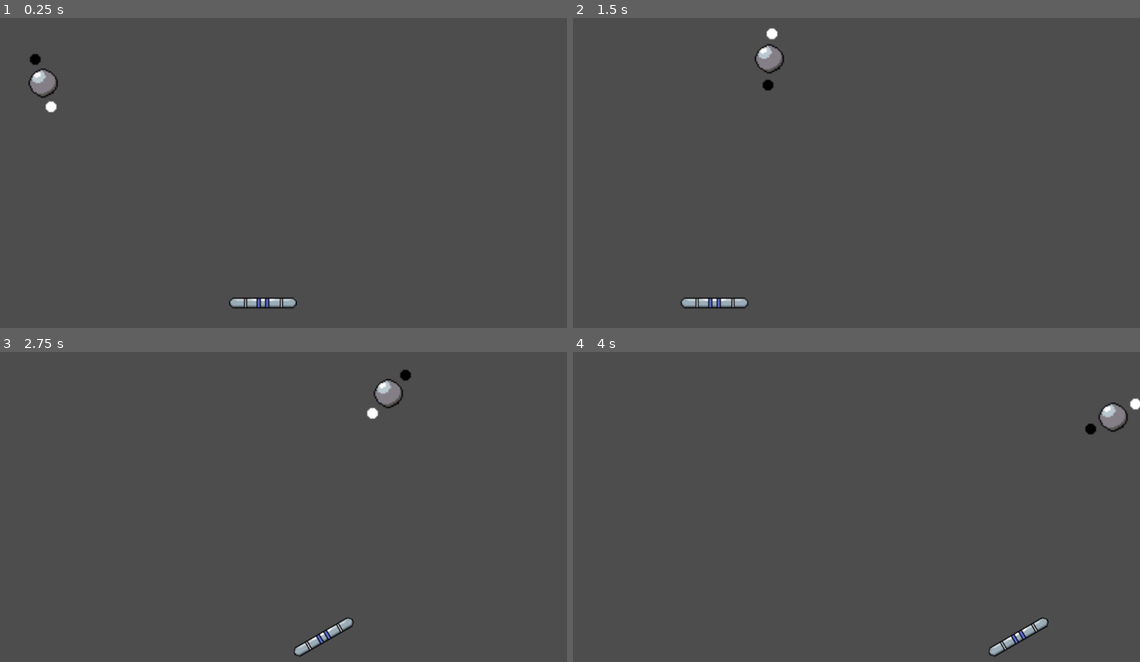
Above: before the commit, frames 1-4 (two rows, left to right).
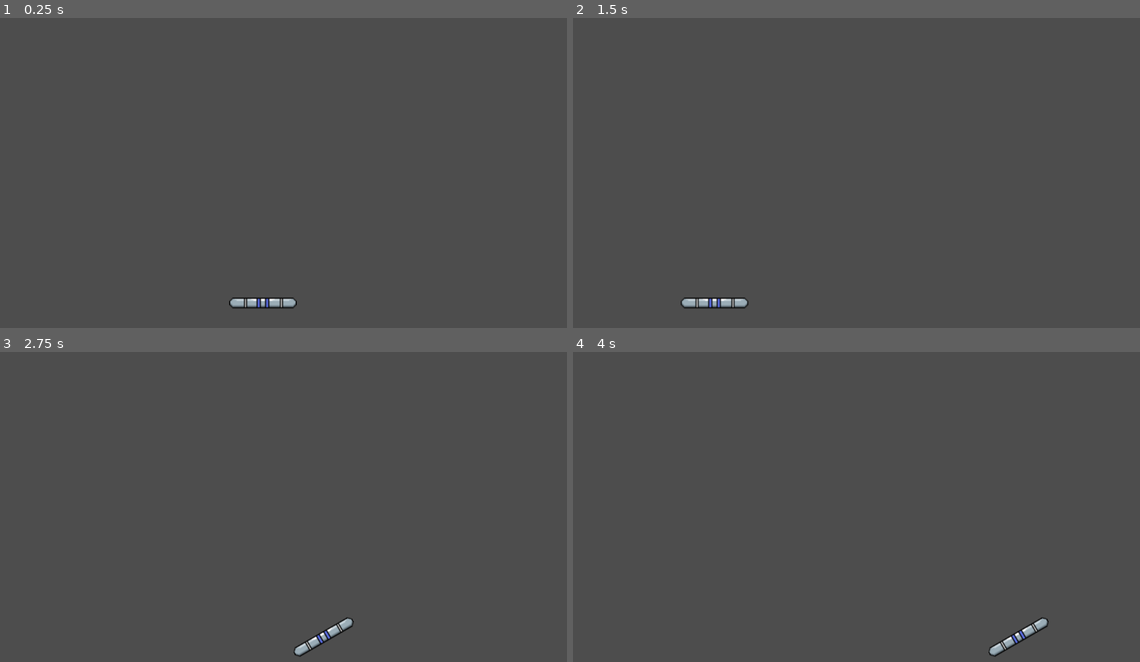
Above: after the commit, the same moments.

Repository: dommie123/Bullet_Hell
Game: Godot game, scene res://nodes/main.tscn
The game is run twice, just before and just after one commit, with the same random seed, the same clock (stepped at 60 frames per second) and the same inputs.
Inputs (mouse positions are in pixels of both pictures, inside the frame that each line leads up to):
- Up to frame 1 (0.25 s): no input
- Up to frame 2 (1.5 s): move the mouse to (833, 303) at 0.52 s; press the mouse at (833, 303) at 0.53 s; move the mouse to (714, 200) at 1.27 s; release the mouse at (714, 200) at 1.28 s; right-click (714, 200) at 1.35 s
- Up to frame 3 (2.75 s): move the mouse to (323, 441) at 2.02 s; press the mouse at (323, 441) at 2.03 s
- Up to frame 4 (4 s): move the mouse to (805, 587) at 2.77 s; release the mouse at (805, 587) at 2.78 s; right-click (805, 587) at 2.85 s; move the mouse to (1020, 569) at 3.52 s; press the mouse at (1020, 569) at 3.53 s

The runs differ from the first frame. In frame 1, 0.4% of the frame differs, in the area x 4-11%, y 11-31%; in frame 2, 0.4%; in frame 3, 0.4%; in frame 4, 0.4%.

Commit message:
Enemy spawners created

Diff:
--- a/nodes/enemy.tscn
+++ b/nodes/enemy.tscn
@@ -161,5 +161,6 @@
 [node name="BulletTimer" type="Timer" parent="."]
 wait_time = 0.1
 
+[connection signal="screen_entered" from="VisibleOnScreenNotifier2D" to="." method="_on_visible_on_screen_notifier_2d_screen_entered"]
 [connection signal="screen_exited" from="VisibleOnScreenNotifier2D" to="." method="_on_visible_on_screen_notifier_2d_screen_exited"]
 [connection signal="timeout" from="BulletTimer" to="." method="_on_timer_timeout"]
--- /dev/null
+++ b/nodes/enemy_spawner.tscn
@@ -0,0 +1,23 @@
+[gd_scene load_steps=3 format=3 uid="uid://bxrp03v51pwbw"]
+
+[ext_resource type="Script" path="res://scripts/enemy_spawner.gd" id="1_rapuo"]
+[ext_resource type="PackedScene" uid="uid://eu3b6h326b4b" path="res://nodes/enemy.tscn" id="2_ciyst"]
+
+[node name="EnemySpawner" type="Node2D"]
+position = Vector2(-155, 123)
+script = ExtResource("1_rapuo")
+enemyScene = ExtResource("2_ciyst")
+spawnOffset = Vector2(-100, -100)
+enemyCount = 5
+
+[node name="SpawnTimer" type="Timer" parent="."]
+wait_time = 0.25
+autostart = true
+
+[node name="KillTimer" type="Timer" parent="."]
+wait_time = 20.0
+one_shot = true
+autostart = true
+
+[connection signal="timeout" from="SpawnTimer" to="." method="_on_spawn_timer_timeout"]
+[connection signal="timeout" from="KillTimer" to="." method="_on_kill_timer_timeout"]
--- a/nodes/main.tscn
+++ b/nodes/main.tscn
@@ -11,5 +11,7 @@
 
 [node name="Enemy" parent="." instance=ExtResource("3_0a6xa")]
 position = Vector2(-130, 130)
+xYInverted = true
 
 [connection signal="enemy_fled" from="Enemy" to="." method="_on_enemy_enemy_fled"]
+[connection signal="enemy_killed" from="Enemy" to="." method="_on_enemy_enemy_killed"]
--- a/scripts/Main.gd
+++ b/scripts/Main.gd
@@ -26,12 +26,21 @@
 
 # Called every frame. 'delta' is the elapsed time since the previous frame.
 func _process(delta):
-	print(current_enemies)
+#	print(current_enemies)
+	pass
 
 func _on_enemy_enemy_fled():
 	if current_enemies < max_enemies:
 		current_enemies += 1
 
+	enemy_disappear_routine()
+
+# TODO on boss defeated, increase level and set boss active to false.
+
+func _on_enemy_enemy_killed():
+	enemy_disappear_routine()
+
+func enemy_disappear_routine():
 	active_enemies -= 1
 	if active_enemies == 0 and not boss_active:
 		active_enemies = current_enemies
@@ -41,5 +50,3 @@
 		if phase == 5:
 			boss_active = true
 			active_enemies = 0
-
-# TODO on boss defeated, increase level and set boss active to false.
--- a/scripts/bullet.gd
+++ b/scripts/bullet.gd
@@ -1,6 +1,4 @@
 extends RigidBody2D
-
-var is_reflected = false
 
 func _ready():
 	pass
--- a/scripts/enemy.gd
+++ b/scripts/enemy.gd
@@ -1,10 +1,10 @@
 extends Node2D
 
 enum STATE {
-	MOVING,
-	SHOOTING,
-	MOVING_AND_SHOOTING,
-	DEAD
+	MOVING = 1,
+	SHOOTING = 2,
+	MOVING_AND_SHOOTING = 3,
+	DEAD = 4
 }
 
 signal enemy_fled
@@ -12,28 +12,33 @@
 
 @export var bullet_scene: PackedScene
 @export var currentState: STATE
+@export var positionOffset: Vector2
 
-@export var positionOffset: float
+@export var xYInverted: bool
 
 var functions: Functions
+var utils: Utils
 
 var angularVelocity: float
 var timePassed: float
 var canShoot: bool
+var spawnGrace: bool # Keeps the enemy from being destroyed while spawning offscreen
 var funcIndex: int
 
 const timeMultiplier = 100
 const Functions = preload("res://scripts/functions.gd")
+const Utils = preload("res://scripts/utils.gd")
 
 # Called when the node enters the scene tree for the first time.
 func _ready():
 	$AnimatedSprite2D.play("default")
 	functions = Functions.new()
+	utils = Utils.new()
 
 	angularVelocity = (3 * PI) / 4
-	positionOffset = 0
-	timePassed = positionOffset
+	timePassed = 0
 	canShoot = true
+	spawnGrace = true
 	funcIndex = 0
 
 # Called every frame. 'delta' is the elapsed time since the previous frame.
@@ -56,7 +61,9 @@
 
 
 func calc_pos(t):
-	return functions.MATH_FUNCTIONS[0].call(t)
+	var result = functions.MATH_FUNCTIONS[0].call(t)
+	var resultWithOffset = result + positionOffset
+	return utils.invert_vector.call(resultWithOffset) if xYInverted else resultWithOffset
 
 
 func shoot():
@@ -73,9 +80,14 @@
 
 
 func _on_visible_on_screen_notifier_2d_screen_exited():
-	enemy_fled.emit()
-	queue_free()
+	if not spawnGrace:
+		enemy_fled.emit()
+		queue_free()
 
 
 func _on_timer_timeout():
 	canShoot = true
+
+
+func _on_visible_on_screen_notifier_2d_screen_entered():
+	spawnGrace = false
--- /dev/null
+++ b/scripts/enemy_spawner.gd
@@ -0,0 +1,41 @@
+extends Node2D
+
+@export var enemyScene: PackedScene
+@export var spawnOffset: Vector2
+
+@export var enemyCount: int
+
+var canSpawnEnemy: bool
+var enemiesSpawned: int
+
+# Called when the node enters the scene tree for the first time.
+func _ready():
+	canSpawnEnemy = false
+	enemiesSpawned = 0
+
+# Called every frame. 'delta' is the elapsed time since the previous frame.
+func _process(delta):
+	if canSpawnEnemy and enemyCount > 0:
+		print_debug("Spawning enemy...")
+		spawnEnemy("Enemy %d".format(enemiesSpawned + 1))
+
+
+func _on_spawn_timer_timeout():
+	canSpawnEnemy = true
+
+func spawnEnemy(_name):
+	var enemy = enemyScene.instantiate()
+
+	enemy.name = _name
+	enemy.positionOffset = spawnOffset
+	enemy.currentState = 3 # STATE.MOVING_AND_SHOOTING
+
+	add_child(enemy)
+
+	enemiesSpawned += 1
+	enemyCount -= 1
+	canSpawnEnemy = false
+
+
+func _on_kill_timer_timeout():
+	queue_free()
--- /dev/null
+++ b/scripts/utils.gd
@@ -0,0 +1,13 @@
+extends Node
+
+@export var invert_vector = func(vector: Vector2):
+	return Vector2(vector.y, vector.x)
+
+# Called when the node enters the scene tree for the first time.
+func _ready():
+	pass # Replace with function body.
+
+
+# Called every frame. 'delta' is the elapsed time since the previous frame.
+func _process(delta):
+	pass
